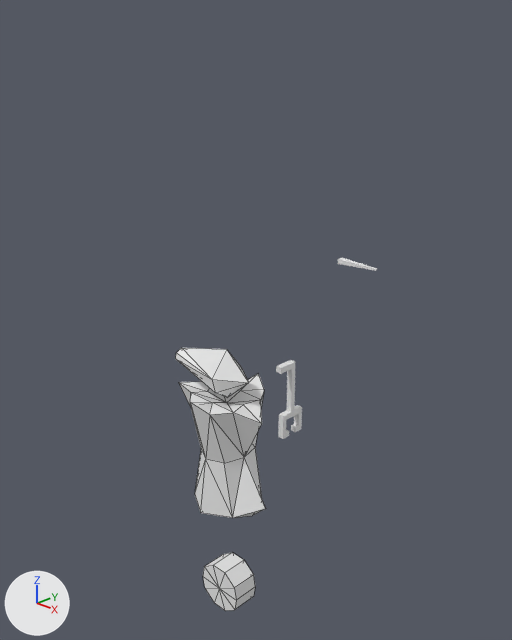
One commit to the Blender file dir_gfx/gfx_unity_project/Assets/InternalAssets/Models/Actors/Robot_1/robot_1.blend: the scene before it, then after it.
The view is the same before and after, from a camera (50 mm lens) standing at (4.65, -4.22, 4.03) and looking at (-0.38, 0.89, 1.34). The lights are fixed; the arrows at lower left show +X, +Y and +Z. Mesh edges are drawn as thin lines on the coarser meshes.

Objects in the first picture: 'robot_1_body', 'robot_1_head', 'robot_1_wheel', 'robot_arm'.
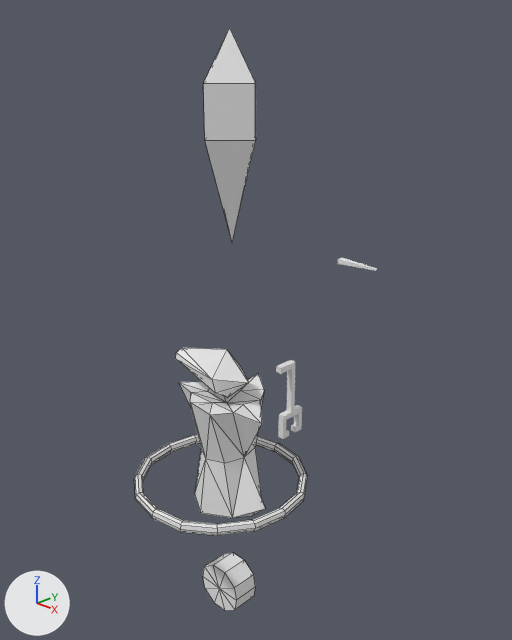
What changed in the scene script:
```text
Add me_cube_005:
    me_cube_005.from_pydata([(0.0, 0.0, -1.12), (-0.3, 0.0, -0.17), (0.0, 0.3, -0.17), (0.0, -0.3, -0.17), (0.3, 0.0, -0.17), (-0.3, 0.0, 0.28), (0.0, 0.3, 0.28), (0.0, -0.3, 0.28), (0.3, 0.0, 0.28), (0.0, 0.0, 0.71)], [], [(0, 1, 2), (0, 2, 4), (0, 4, 3), (0, 3, 1), (3, 4, 8, 7), (7, 8, 9), (2, 1, 5, 6), (1, 3, 7, 5), (4, 2, 6, 8), (6, 5, 9), (5, 7, 9), (8, 6, 9)])
Add me_cube_006:
    me_cube_006.from_pydata(...)  # a torus around z (ring radius 0.84, tube radius 0.05) spanning x -0.88..0.88, y -0.88..0.88, z -0.05..0.05
Add ob_playerselectedtriangle:
    ob_playerselectedtriangle = bpy.data.objects.new('PlayerSelectedTriangle', me_cube_005)
    ob_playerselectedtriangle.location = (0.05, 0.14, 3.52)
Add ob_playerselectedring:
    ob_playerselectedring = bpy.data.objects.new('PlayerSelectedRing', me_cube_006)
    ob_playerselectedring.location = (0.05, -0.06, 0.0)
```

Boxes [x1, y1, x2, y2] around the edits, measured in the pictures (512 x 640 px):
'PlayerSelectedTriangle', added
    after: [203, 28, 256, 242]
'PlayerSelectedRing', added
    after: [134, 435, 308, 536]
